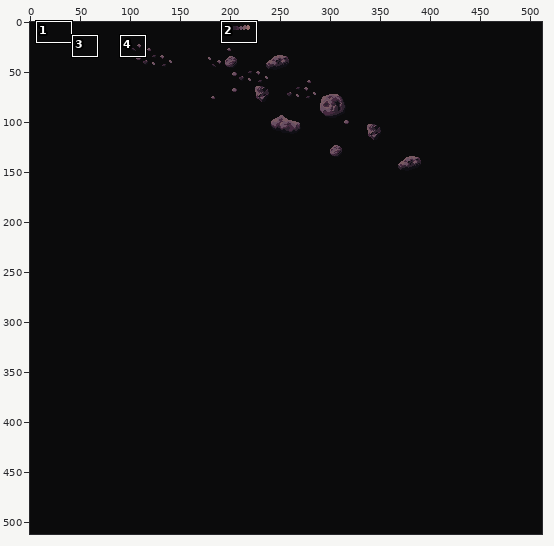
One commit to this pixel-art file: games/Phaser-Snake-Game/public/assets/sprites/background02_2.aseprite. Above: a wide view before the commit, with the close-up outlined.
Close-up. Before the edit:
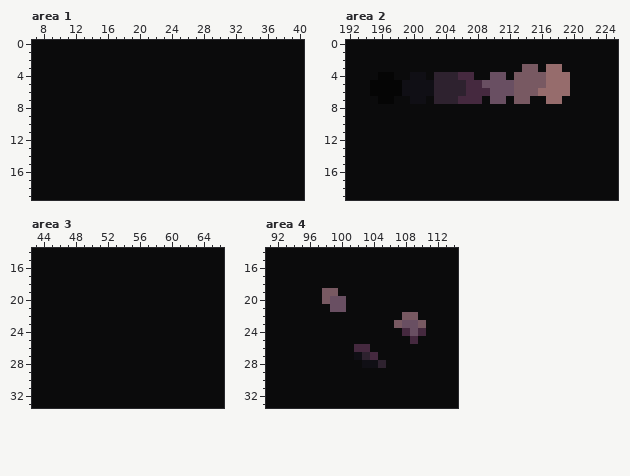
512x512 pixels, 1 frame. Shown: area 1: x 7..40, y 0..19; area 2: x 192..225, y 0..19; area 3: x 43..66, y 14..33; area 4: x 91..114, y 14..33. The commit also changed other parts of the picture, which this record leaves out.
And afterwards:
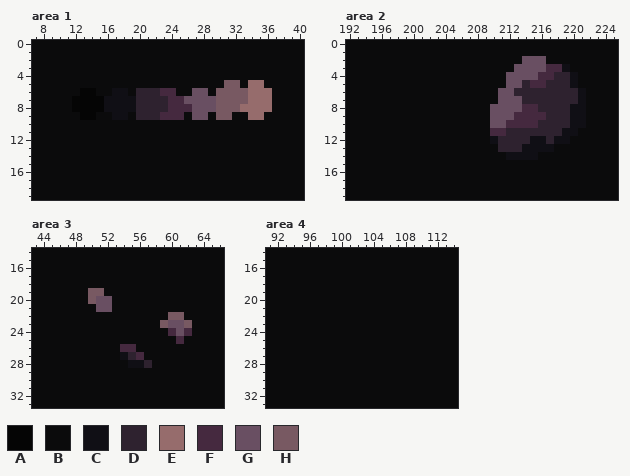
Palette (. is transparent): A #050505  B #0b0b0c  C #100f15  D #2e222f  E #966c6c  F #45293f  G #694f62  H #785962
Changes in this commit:
Changed rows in their new state; - is an unchanged pixel.
Area 1, layer "asteroids":
first column x 12:
 5 -------------------HH-EE-
 6 -AA--CC-DDDFF--GG-HHHHEEE
 7 AAAACCCCDDDDFFGGGGHHHHEEE
 8 AAAACCCCDDDDFFFGGGHHHEEEE
 9 -AA--CC-DDDFFF-GG-HH--EE-
Area 2, layer "asteroids":
first column x 195:
 2 -------------------GGG-----
 3 ------------------GGGGFFC--
 4 -BB--BB-BBBBB--BBGGGGFFDDC-
 5 BBBBBBBBBBBBBBBBB-GDFFDDDC-
 6 BBBBBBBBBBBBBBBB--DDDDDDDDC
 7 -BB--BB-BBBBBB-B-GGDDDDDDDC
 8 ---------------GGGGFFDDDDCC
 9 ---------------GGGFFFFDDDCC
10 ---------------GGFFFFDDDDCC
11 ---------------FFDDDDDDDCC-
12 ---------------CDDDDCCDCC--
13 ----------------DDDCCCC----
14 -----------------CCCC------
Area 3, layer "asteroids":
first column x 50:
19 HH-----------
20 HGG----------
21 -GG----------
22 ----------HH-
23 ---------HGGH
24 ----------FGF
25 -----------F-
26 ----FF-------
27 ----CDF------
28 -----CCD-----
Area 4, layer "asteroids":
first column x 98:
19 BB-----------
20 BBB----------
21 -BB----------
22 ----------BB-
23 ---------BBBB
24 ----------BBB
25 -----------B-
26 ----BB-------
27 ----BBB------
28 -----BBB-----
